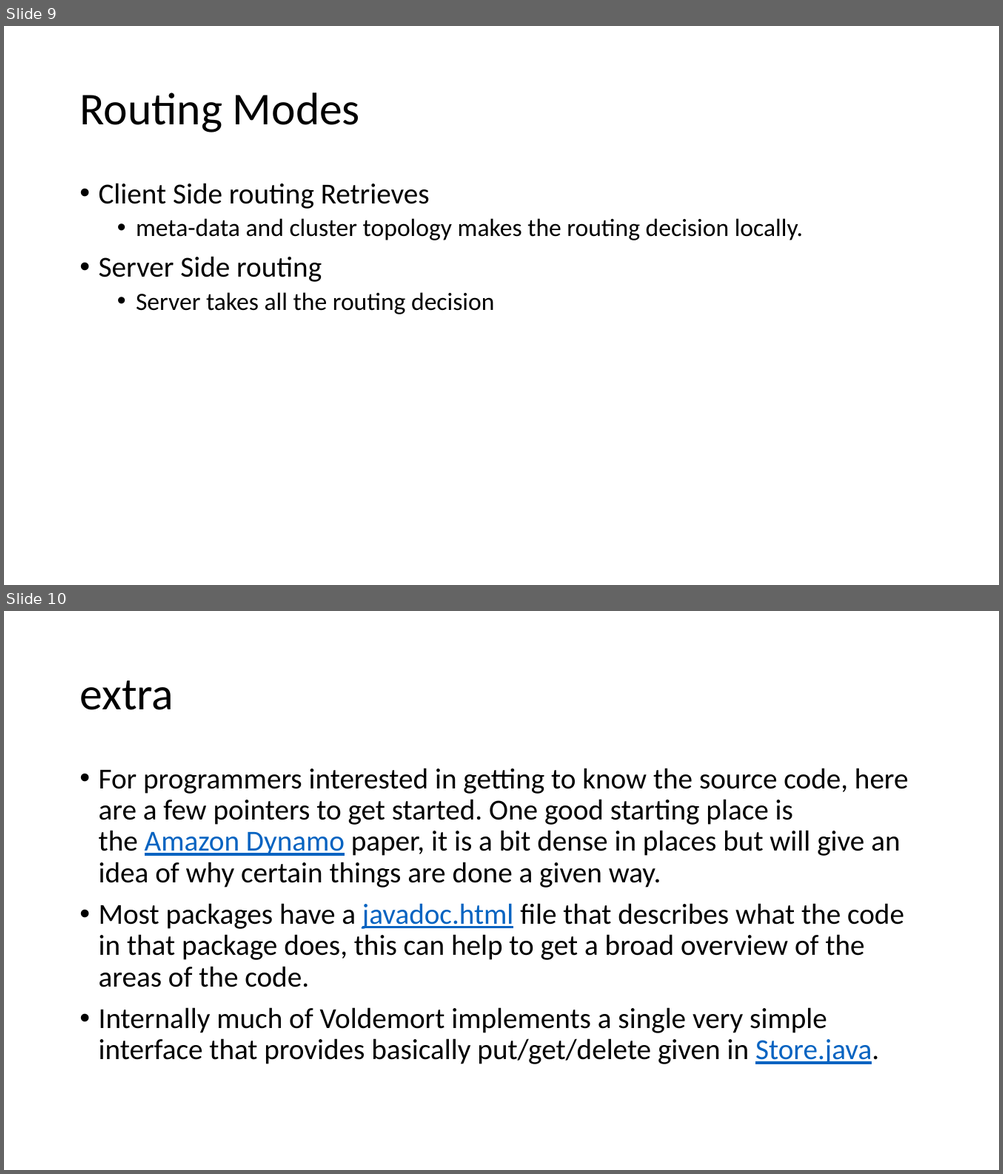
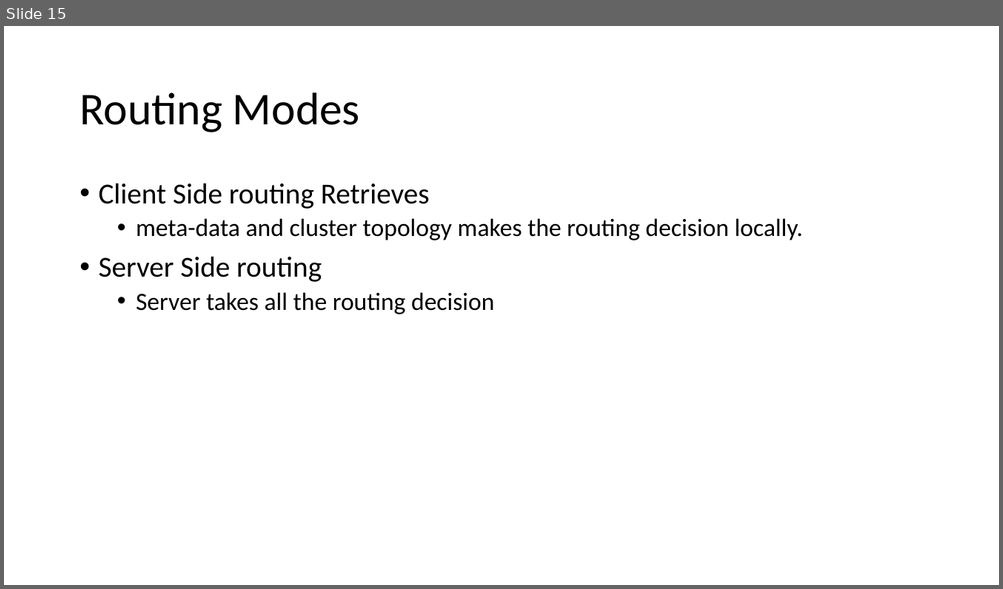
Before and after one commit to ashishgit1992/voldemort, a slide deck: voldemort_doc.pptx. Shown one above the other, each under a label of ours: slides 9 and 10 before the commit, slide 15 after it. The pictures are 1003x1174 and 1003x589 pixels, drawn with LibreOffice and Linux fonts; fonts in the diff are those of the drawing. Boxes give left, top, right and bottom in pixels: in the first picture for what was removed or moved away, otherwise in the second. Text is boxed around its words. In the diff, an @@ line names an element or a change of style, - is before the commit and + after.

```diff
--- a/voldemort_doc.pptx
+++ b/voldemort_doc.pptx
@@ slide 10 removed at box(4, 611, 999, 1170), background #FFFFFF @@
@@ title removed at box(79, 681, 173, 710) @@
-extra
@@ text removed at box(99, 768, 908, 1065) @@
-• For programmers interested in getting to know the source code, here are a few pointers to get started. One good starting place is the Amazon Dynamo paper, it is a bit dense in places but will give an idea of why certain things are done a given way.
-• Most packages have a javadoc.html file that describes what the code in that package does, this can help to get a broad overview of the areas of the code.
-• Internally much of Voldemort implements a single very simple interface that provides basically put/get/delete given in Store.java.
@@ what was slide 9 is now slide 15 @@
```
Also in this commit, not shown: 1 slide changed, 7 slides added, 1 other slide removed, 1 other file.
